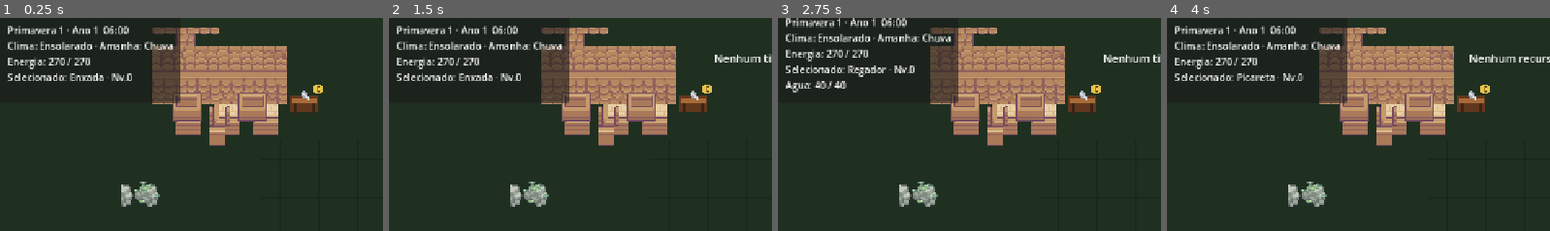
Above: before the commit, frames 1-4 (left to right).
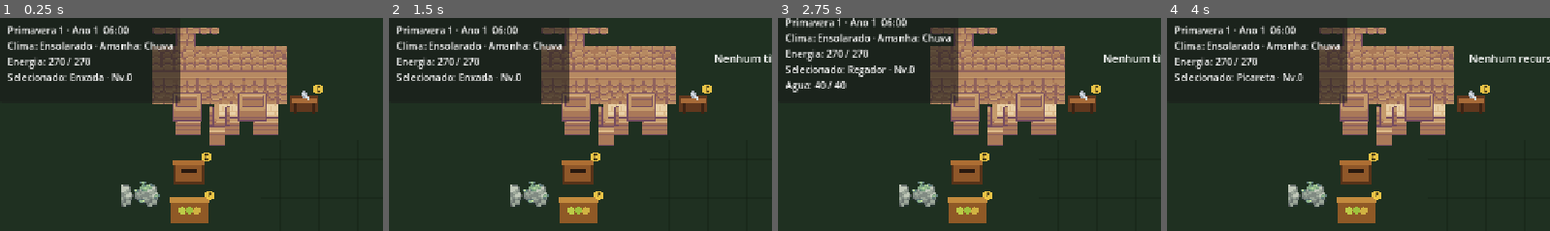
Above: after the commit, the same moments.

Repository: HelioConde/GameSlime
Game: Godot game, scene res://scenes/world/main.tscn
Two runs of this game, one before a commit and one after it. Both use one fixed random seed, a clock stepped at 60 frames per second and the inputs below.
Inputs (mouse positions are % of the whole screen's width and height, from its top left):
- Up to frame 1 (0.25 s): no input
- Up to frame 2 (1.5 s): tap Enter at 0.5 s; move the mouse to (72, 45) at 0.52 s; hold D 0.53-1.28 s; tap E at 0.6 s; click (72, 45) at 0.67 s; tap Space at 0.77, 1.25 s; move the mouse to (30, 55) at 1.27 s; hold S from 1.28 s (still down); tap 1 at 1.35 s
- Up to frame 3 (2.75 s): tap Space at 1.52 s; move the mouse to (60, 28) at 2.02 s; release S at 2.03 s; hold D from 2.03 s (still down); tap 2 at 2.1 s
- Up to frame 4 (4 s): move the mouse to (45, 70) at 2.77 s; release D at 2.78 s; hold W 2.78-3.53 s; tap 3 at 2.85 s; click (45, 70) at 2.92 s; tap Space at 3.02, 3.77 s; move the mouse to (80, 65) at 3.52 s; hold A from 3.53 s (still down); tap 4 at 3.6 s
The pictures show only the part of the screen within x 1-51%, y 4-54%; the shares and areas given below are measured in that part.

The runs differ from the first frame. In frame 1, 2.2% of the frame differs, in the area x 44-56%, y 63-97%; in frame 2, 2.2%; in frame 3, 2.2%; in frame 4, 2.2%.

Commit message:
feat: place farm shipping bin and seed stall

Diff:
--- a/scenes/world/main.tscn
+++ b/scenes/world/main.tscn
@@ -16,6 +16,8 @@
 [ext_resource type="PackedScene" path="res://scenes/slimes/slime_creature.tscn" id="14_slime"]
 [ext_resource type="PackedScene" path="res://scenes/slimes/slime_breeding_nest.tscn" id="15_nest"]
 [ext_resource type="PackedScene" path="res://scenes/slimes/slime_habitat.tscn" id="16_habitat"]
+[ext_resource type="PackedScene" path="res://scenes/world/shipping_bin.tscn" id="17_shipping"]
+[ext_resource type="PackedScene" path="res://scenes/world/seed_shop.tscn" id="18_shop"]
 
 [node name="Main" type="Node2D"]
 texture_filter = 1
@@ -26,6 +28,12 @@
 
 [node name="ToolUpgradeStation" parent="." instance=ExtResource("11_upgrade")]
 position = Vector2(520, 180)
+
+[node name="ShippingBin" parent="." instance=ExtResource("17_shipping")]
+position = Vector2(330, 295)
+
+[node name="SeedShop" parent="." instance=ExtResource("18_shop")]
+position = Vector2(330, 360)
 
 [node name="FarmField" parent="." instance=ExtResource("3_farm")]
 position = Vector2(448, 240)
Not shown: 1 places in scenes/world/main.tscn that only renumber resources
